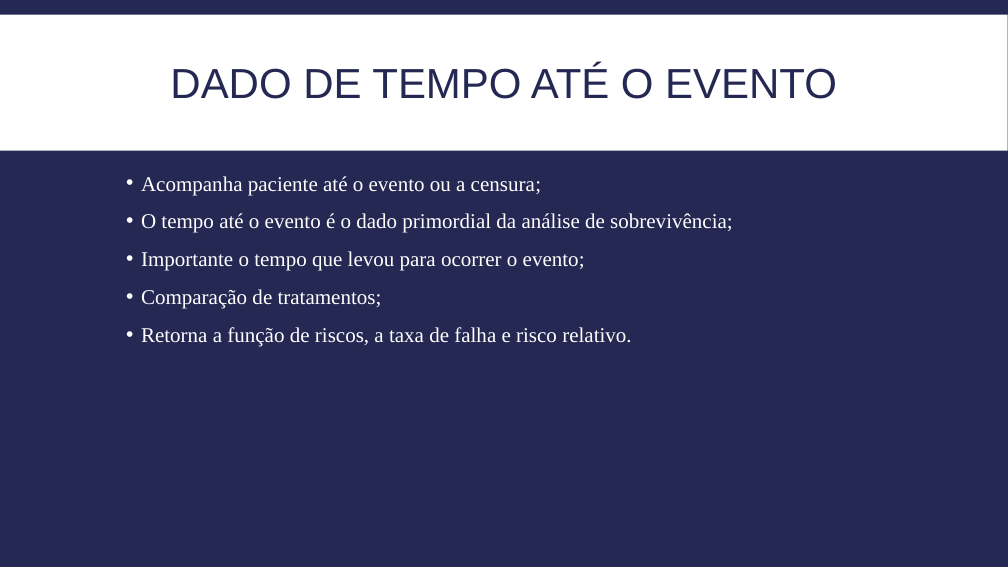
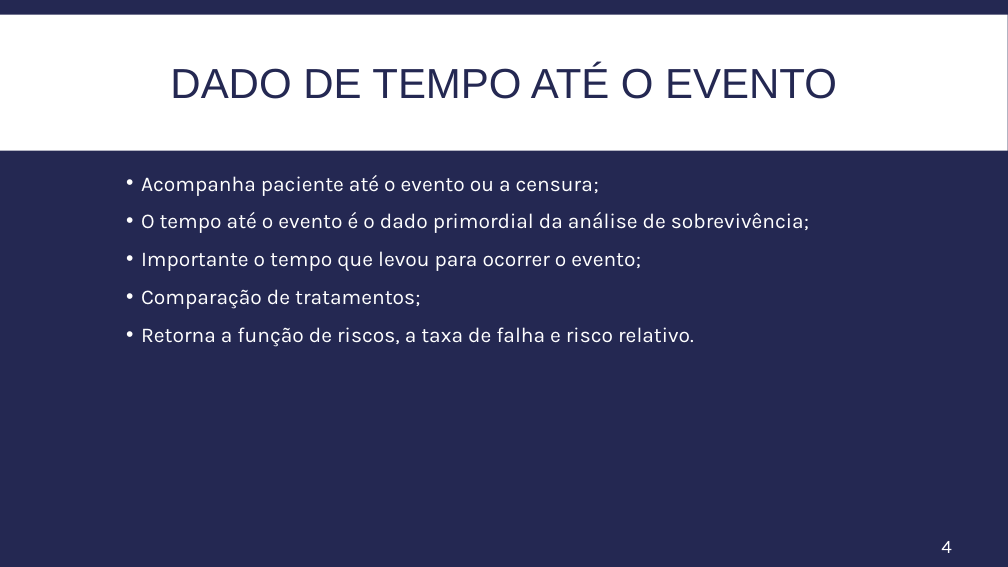
Before and after one commit to itff/Seminarios2, a slide deck: slide 4 of Apresentacao_Editado.pptx. Drawn at 1008x567 pixels with LibreOffice and Linux fonts; fonts in the diff are those of the drawing. Boxes give left, top, right and bottom in pixels: in the first picture for what was removed or moved away, otherwise in the second. Text is boxed around its words. In the diff, an @@ line names an element or a change of style, - is before the commit and + after.

```diff
--- a/Apresentacao_Editado.pptx
+++ b/Apresentacao_Editado.pptx
@@ text "Acompanha paciente até o evento ..." at box(141, 175, 809, 347): font Times New Roman to Karla @@
@@ page number added at box(941, 541, 952, 553), 18 pt, text #FFFFFF @@
+4
```
Also in this commit, not shown: 31 other slides changed, 1 slide removed.
